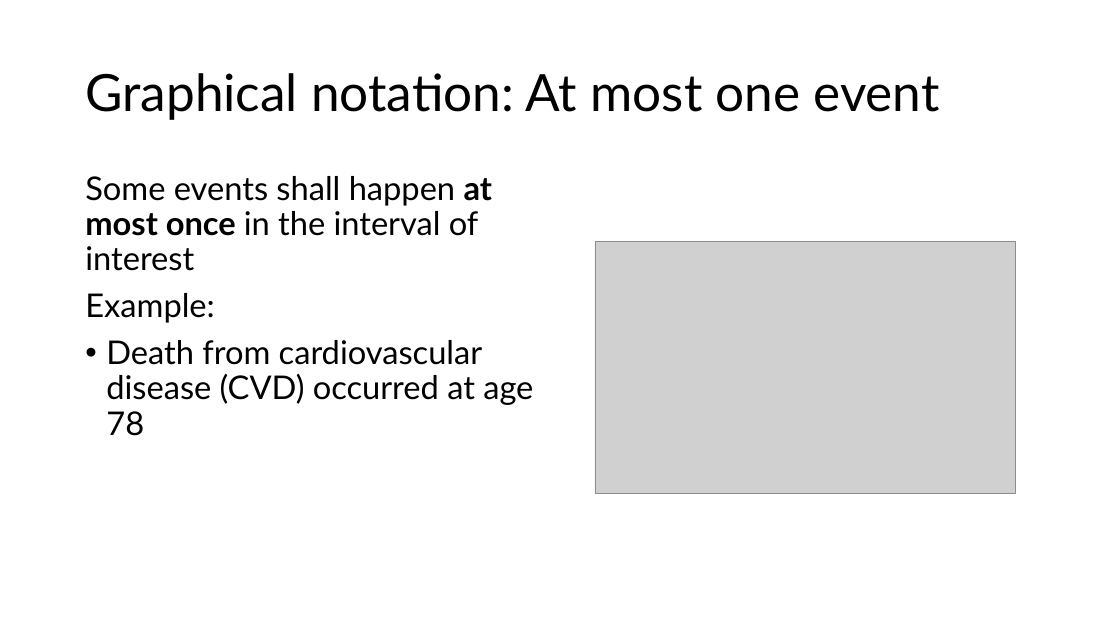
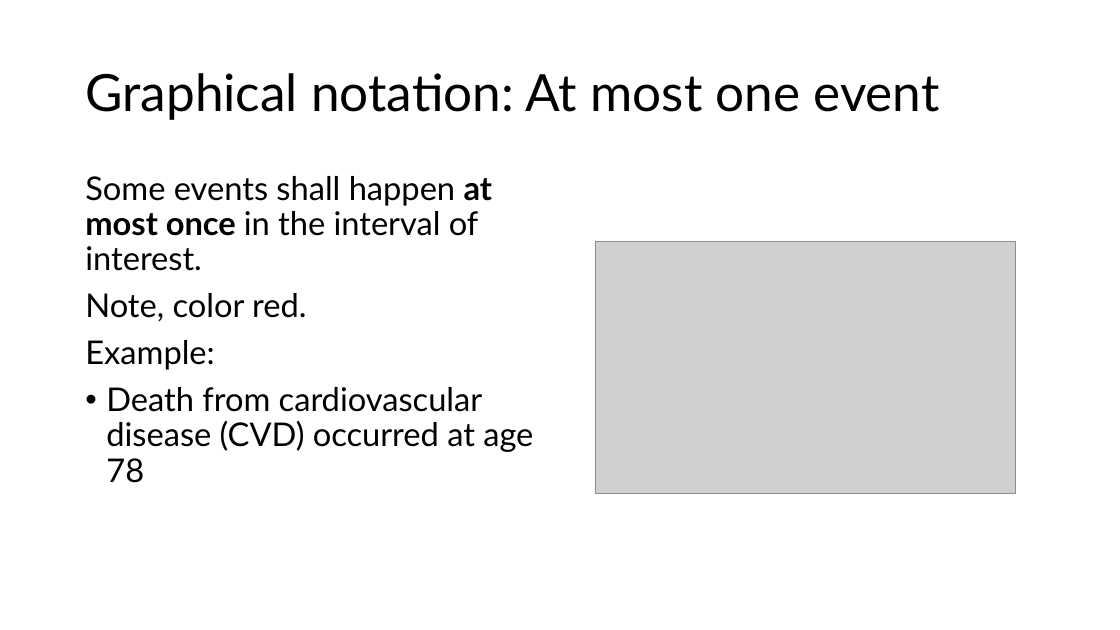
Before and after one commit to ttrikalin/des-R-course, a slide deck: slide 8 of master_files/materials/01_DES.pptx (slide 7 before the commit). Drawn at 1120x630 pixels with LibreOffice and Linux fonts; fonts in the diff are those of the drawing; grey boxes stand for pictures. Boxes give left, top, right and bottom in pixels: in the first picture for what was removed or moved away, otherwise in the second. Text is boxed around its words. In the diff, an @@ line names an element or a change of style, - is before the commit and + after.

```diff
--- a/master_files/materials/01_DES.pptx
+++ b/master_files/materials/01_DES.pptx
@@ text at box(85, 176, 492, 322): text changed @@
-Some events shall happen at most once in the interval of interest
+Some events shall happen at most once in the interval of interest.
+Note, color red.
```
Also in this commit, not shown: 6 other slides changed, 2 slides added, 6 other files.
